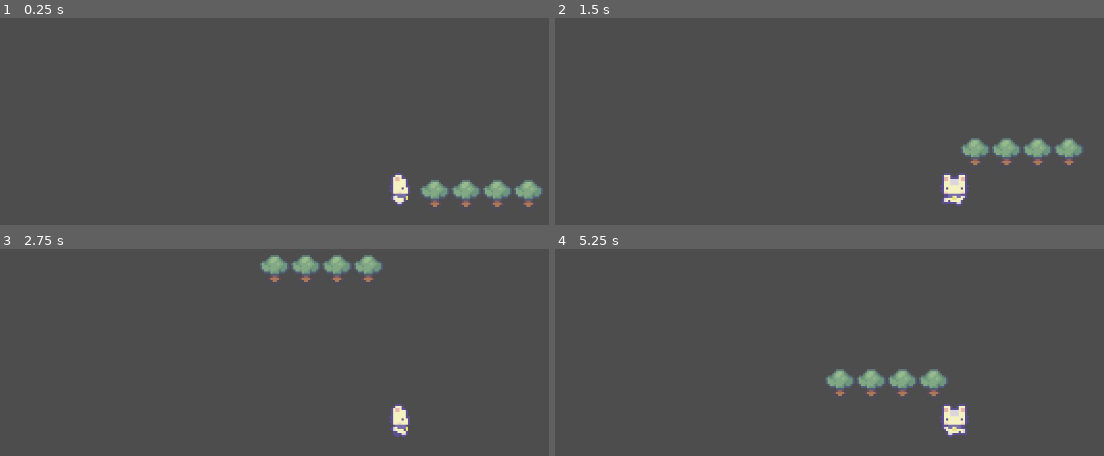
Above: before the commit, frames 1-4 (two rows, left to right).
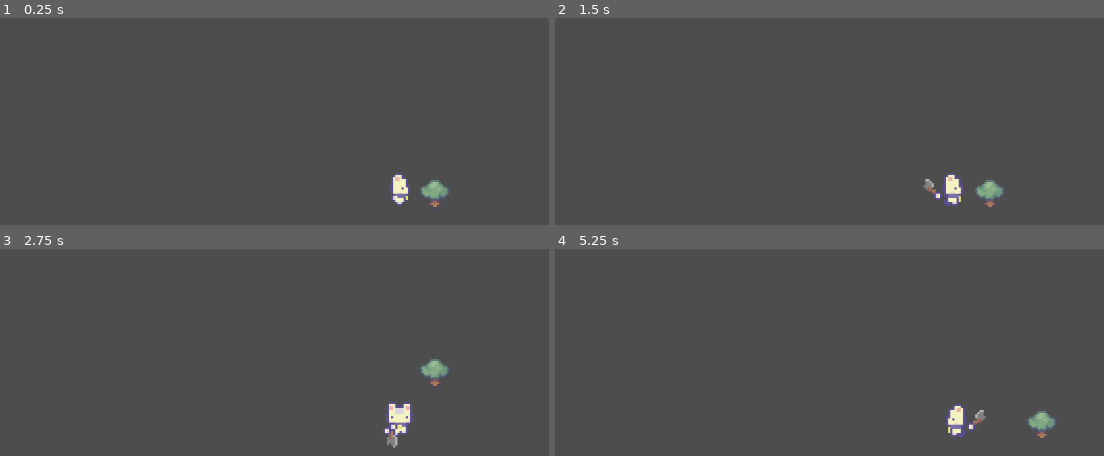
Above: after the commit, the same moments.

Repository: gyetvaitamas/mono-s-garden
Game: Godot game, scene res://scenes/level.tscn
The game is run twice, just before and just after one commit, with the same random seed, the same clock (stepped at 60 frames per second) and the same inputs. Before the commit the project has no main scene; this scene is started directly in both runs.
Inputs:
- Up to frame 1 (0.25 s): no input
- Up to frame 2 (1.5 s): tap Enter at 0.5 s; hold Right (right) 0.53-1.28 s; hold Space (use_tool, bound only after the commit) 0.53-1.28 s; hold Down (down) from 1.28 s (still down); tap Space (use_tool, bound only after the commit) at 1.35 s
- Up to frame 3 (2.75 s): release Down (down) at 2.03 s; hold Right (right) from 2.03 s (still down); hold Space (use_tool, bound only after the commit) from 2.03 s (still down)
- Up to frame 4 (5.25 s): release Right (right) at 2.78 s; release Space (use_tool, bound only after the commit) at 2.78 s; hold Up (up) 2.78-3.53 s; tap Space (use_tool, bound only after the commit) at 2.85, 4.35 s; hold Space (use_tool, bound only after the commit) 3.53-4.28 s; hold Left (left) 3.53-5.03 s; hold Down (down) from 5.03 s (still down); hold Space (use_tool, bound only after the commit) from 5.03 s (still down)

The runs differ from the first frame. In frame 1, 1.2% of the frame differs, in the area x 82-99%, y 78-92%; in frame 2, 2.7%; in frame 3, 2.7%, in the area x 47-82%, y 2-97%; in frame 4, 2.7%.

Commit message:
Add ResourceData, pine log, and mining mechanics
Introduce a ResourceData type and a pine_tree_log resource, and wire it into pine_tree.tres (resource_data export on GrowthData). Update project settings (main scene) and input mapping for use_tool. Remove duplicated GrowthBody instances from level.tscn. Adjust player scene (animation looping, initial frame, hitbox position/shape, add animation_finished connection) and implement basic mining/hitbox logic in player.gd (use_tool handling, hitbox monitoring, mining state, hitbox offset updates). Include new resource_data.gd and its UID file.

Diff:
--- a/data/wood/pine_tree.tres
+++ b/data/wood/pine_tree.tres
@@ -1,6 +1,7 @@
 [gd_resource type="Resource" script_class="GrowthData" format=3 uid="uid://cfaus13coan6x"]
 
 [ext_resource type="Script" uid="uid://dpt46b0o3ivsf" path="res://scripts/growth_data.gd" id="1_l7vwm"]
+[ext_resource type="Resource" uid="uid://bufgxi1pkicxc" path="res://data/wood/pine_tree_log.tres" id="1_wecon"]
 [ext_resource type="Texture2D" uid="uid://xhat2mfammdj" path="res://assets/Images/Plant update 2/Pine Tree Biome.png" id="2_6ndcp"]
 
 [sub_resource type="AtlasTexture" id="AtlasTexture_6ndcp"]
@@ -25,4 +26,5 @@
 texture_offsets = Array[float]([0.5, -5.0, -8.0, -14.0])
 age = 1
 rarity = 50
+resource_data = ExtResource("1_wecon")
 metadata/_custom_type_script = "uid://dpt46b0o3ivsf"
--- /dev/null
+++ b/data/wood/pine_tree_log.tres
@@ -0,0 +1,27 @@
+[gd_resource type="Resource" script_class="ResourceData" format=3 uid="uid://bufgxi1pkicxc"]
+
+[ext_resource type="Script" uid="uid://cabcduqeqdk2s" path="res://scripts/resource_data.gd" id="1_rcmmq"]
+[ext_resource type="Texture2D" uid="uid://xhat2mfammdj" path="res://assets/Images/Plant update 2/Pine Tree Biome.png" id="2_pekj6"]
+
+[sub_resource type="AtlasTexture" id="AtlasTexture_lgdwq"]
+atlas = ExtResource("2_pekj6")
+region = Rect2(32, 48, 16, 16)
+
+[sub_resource type="AtlasTexture" id="AtlasTexture_axmjd"]
+atlas = ExtResource("2_pekj6")
+region = Rect2(80, 48, 16, 16)
+
+[sub_resource type="AtlasTexture" id="AtlasTexture_6jxww"]
+atlas = ExtResource("2_pekj6")
+region = Rect2(96, 48, 32, 16)
+
+[sub_resource type="AtlasTexture" id="AtlasTexture_egtmm"]
+atlas = ExtResource("2_pekj6")
+region = Rect2(128, 48, 32, 16)
+
+[resource]
+script = ExtResource("1_rcmmq")
+name = "pine_tree_log"
+textures = Array[Texture2D]([SubResource("AtlasTexture_lgdwq"), SubResource("AtlasTexture_axmjd"), SubResource("AtlasTexture_6jxww"), SubResource("AtlasTexture_egtmm")])
+value = 10
+metadata/_custom_type_script = "uid://cabcduqeqdk2s"
--- a/project.godot
+++ b/project.godot
@@ -11,6 +11,7 @@
 [application]
 
 config/name="mono-s-garden"
+run/main_scene="uid://dl0p5ttv2ulq8"
 config/features=PackedStringArray("4.6", "Forward Plus")
 config/icon="res://icon.svg"
 
@@ -36,6 +37,11 @@
 "events": [Object(InputEventKey,"resource_local_to_scene":false,"resource_name":"","device":-1,"window_id":0,"alt_press …(195 unchanged characters)…
 ]
 }
+use_tool={
+"deadzone": 0.2,
+"events": [Object(InputEventKey,"resource_local_to_scene":false,"resource_name":"","device":-1,"window_id":0,"alt_pressed":false,"shift_pressed":false,"ctrl_pressed":false,"meta_pressed":false,"pressed":false,"keycode":0,"physical_keycode":32,"key_label":0,"unicode":32,"location":0,"echo":false,"script":null)
+]
+}
 
 [physics]
 
--- a/scenes/level.tscn
+++ b/scenes/level.tscn
@@ -12,15 +12,3 @@
 [node name="GrowthBody" parent="." unique_id=581904856 instance=ExtResource("2_w8frs")]
 position = Vector2(141, 83)
 data = ExtResource("3_w8frs")
-
-[node name="GrowthBody2" parent="." unique_id=292318069 instance=ExtResource("2_w8frs")]
-position = Vector2(156, 83)
-data = ExtResource("3_w8frs")
-
-[node name="GrowthBody3" parent="." unique_id=1137802430 instance=ExtResource("2_w8frs")]
-position = Vector2(171, 83)
-data = ExtResource("3_w8frs")
-
-[node name="GrowthBody4" parent="." unique_id=1119007571 instance=ExtResource("2_w8frs")]
-position = Vector2(186, 83)
-data = ExtResource("3_w8frs")
--- a/scenes/player.tscn
+++ b/scenes/player.tscn
@@ -261,7 +261,7 @@
 "duration": 1.0,
 "texture": SubResource("AtlasTexture_4r5pv")
 }],
-"loop": true,
+"loop": false,
 "name": &"swing_axe_down",
 "speed": 5.0
 }, {
@@ -272,7 +272,7 @@
 "duration": 1.0,
 "texture": SubResource("AtlasTexture_i4ail")
 }],
-"loop": true,
+"loop": false,
 "name": &"swing_axe_left",
 "speed": 5.0
 }, {
@@ -283,7 +283,7 @@
 "duration": 1.0,
 "texture": SubResource("AtlasTexture_4ni07")
 }],
-"loop": true,
+"loop": false,
 "name": &"swing_axe_right",
 "speed": 5.0
 }, {
@@ -294,7 +294,7 @@
 "duration": 1.0,
 "texture": SubResource("AtlasTexture_ke2ow")
 }],
-"loop": true,
+"loop": false,
 "name": &"swing_axe_up",
 "speed": 5.0
 }, {
@@ -305,7 +305,7 @@
 "duration": 1.0,
 "texture": SubResource("AtlasTexture_31cv2")
 }],
-"loop": true,
+"loop": false,
 "name": &"swing_hoe_down",
 "speed": 5.0
 }, {
@@ -316,7 +316,7 @@
 "duration": 1.0,
 "texture": SubResource("AtlasTexture_dt7fs")
 }],
-"loop": true,
+"loop": false,
 "name": &"swing_hoe_left",
 "speed": 5.0
 }, {
@@ -327,7 +327,7 @@
 "duration": 1.0,
 "texture": SubResource("AtlasTexture_wnwbv")
 }],
-"loop": true,
+"loop": false,
 "name": &"swing_hoe_right",
 "speed": 5.0
 }, {
@@ -338,7 +338,7 @@
 "duration": 1.0,
 "texture": SubResource("AtlasTexture_487ah")
 }],
-"loop": true,
+"loop": false,
 "name": &"swing_hoe_up",
 "speed": 5.0
 }, {
@@ -349,7 +349,7 @@
 "duration": 1.0,
 "texture": SubResource("AtlasTexture_bj30b")
 }],
-"loop": true,
+"loop": false,
 "name": &"watering_down",
 "speed": 5.0
 }, {
@@ -360,7 +360,7 @@
 "duration": 1.0,
 "texture": SubResource("AtlasTexture_hax0n")
 }],
-"loop": true,
+"loop": false,
 "name": &"watering_left",
 "speed": 5.0
 }, {
@@ -371,7 +371,7 @@
 "duration": 1.0,
 "texture": SubResource("AtlasTexture_j2b1d")
 }],
-"loop": true,
+"loop": false,
 "name": &"watering_right",
 "speed": 5.0
 }, {
@@ -382,7 +382,7 @@
 "duration": 1.0,
 "texture": SubResource("AtlasTexture_2dvfe")
 }],
-"loop": true,
+"loop": false,
 "name": &"watering_up",
 "speed": 5.0
 }]
@@ -391,16 +391,17 @@
 size = Vector2(12, 5)
 
 [sub_resource type="RectangleShape2D" id="RectangleShape2D_qhqgy"]
-size = Vector2(14, 6)
+size = Vector2(12, 7)
 
 [node name="Player" type="CharacterBody2D" unique_id=750515966]
 script = ExtResource("1_qhqgy")
 
 [node name="AnimatedSprite2D" type="AnimatedSprite2D" parent="." unique_id=1196668291]
 sprite_frames = SubResource("SpriteFrames_fulsm")
-animation = &"swing_axe_down"
+animation = &"swing_axe_right"
 autoplay = "idle_down"
-frame_progress = 0.02970166
+frame = 1
+frame_progress = 1.0
 
 [node name="CollisionShape2D" type="CollisionShape2D" parent="." unique_id=2121946979]
 position = Vector2(0, 4.5)
@@ -410,7 +411,10 @@
 zoom = Vector2(3, 3)
 
 [node name="Hitbox" type="Area2D" parent="." unique_id=1180556709]
+position = Vector2(10, 0)
 
 [node name="CollisionShape2D" type="CollisionShape2D" parent="Hitbox" unique_id=1682721369]
-position = Vector2(0, 11)
+position = Vector2(0, 3.5)
 shape = SubResource("RectangleShape2D_qhqgy")
+
+[connection signal="animation_finished" from="AnimatedSprite2D" to="." method="_on_animated_sprite_2d_animation_finished"]
--- a/scripts/growth_data.gd
+++ b/scripts/growth_data.gd
@@ -5,4 +5,4 @@
 @export var texture_offsets: Array[float]
 @export var age: int
 @export var rarity: int
-# @export var ore_resource: OreResourceData
+@export var resource_data: ResourceData
--- a/scripts/player.gd
+++ b/scripts/player.gd
@@ -3,15 +3,50 @@
 
 const SPEED = 100.0
 
+var is_mining: bool = false
+var hitbox_offset: Vector2
 var last_direction: Vector2 = Vector2.RIGHT
+var detected_ores: Array = []
+var pickaxe_strength: float = 1.0
+var can_move: bool = true
+
+# var inventory: Inventory
 
 @onready var animated_sprite_2d: AnimatedSprite2D = $AnimatedSprite2D
+@onready var hitbox: Area2D = $Hitbox
+@onready var hitbox_collision_shape_2d: CollisionShape2D = $Hitbox/CollisionShape2D
+#@onready var mining_timer: Timer = $MiningTimer
+#@onready var pickaxe_hit_sound: AudioStreamPlayer2D = $PickaxeHitSound
+
+func _ready() -> void:
+	hitbox_offset = hitbox.position # Initialize the hitbox offset
+	# inventory = Inventory.new(4) # Create inventory with 4 slots
+
+func reset(pos: Vector2) -> void:
+	position = pos
+	last_direction = Vector2.DOWN
+	velocity = Vector2.ZERO
+	process_animation()
+	update_hitbox_position()
 
 func _physics_process(_delta: float) -> void:
+	if !can_move:
+		return
+
+	# Handle mining input
+	if Input.is_action_pressed("use_tool"):# and mining_timer.is_stopped():
+		use_pickaxe()
+
+	# Skip movement if mining
+	if is_mining:
+		velocity = Vector2.ZERO
+		return
+
 	process_movement()
 	process_animation()
 	move_and_slide()
 
+# Movement and animation
 func process_movement() -> void:
 		# Get the input direction and handle the movement/deceleration.
 	var direction := Input.get_vector("left", "right", "up", "down")
@@ -19,10 +54,14 @@
 	if direction != Vector2.ZERO:
 		velocity = direction * SPEED
 		last_direction = direction
+		update_hitbox_position()
 	else:
 		velocity = Vector2.ZERO
 
 func process_animation() -> void:
+	# Disable hitbox until player swings pickaxe
+	hitbox.monitoring = false
+
 	if velocity != Vector2.ZERO:
 		play_animation("run", last_direction)
 	else:
@@ -36,3 +75,65 @@
 		animated_sprite_2d.play(prefix + "_up")
 	elif direction.y > 0:
 		animated_sprite_2d.play(prefix + "_down")
+
+#func die() -> bool:
+	#animated_sprite_2d.play("dying")
+	#await animated_sprite_2d.animation_finished
+	#return true
+
+# Hitbox offset
+func update_hitbox_position() -> void:
+	var x: float = hitbox_offset.x
+	var y: float = hitbox_offset.y
+
+	match last_direction:
+		Vector2.LEFT:
+			hitbox.position = Vector2(-x, y)
+			hitbox_collision_shape_2d.rotation_degrees = 0.0
+		Vector2.RIGHT:
+			hitbox.position = Vector2(x, y)
+			hitbox_collision_shape_2d.rotation_degrees = 0.0
+		Vector2.UP:
+			hitbox.position = Vector2(y, -x)
+			hitbox_collision_shape_2d.rotation_degrees = 90.0
+		Vector2.DOWN:
+			hitbox.position = Vector2(y, x)
+			hitbox_collision_shape_2d.rotation_degrees = 90.0
+
+# Mining
+func use_pickaxe() -> void:
+	detected_ores.clear()
+	is_mining = true
+	hitbox.monitoring = true
+	#mining_timer.start() # Start the cooldown timer
+	play_animation("swing_axe", last_direction)
+
+
+func _on_animated_sprite_2d_animation_finished() -> void:
+	if is_mining:
+		is_mining = false
+		#if detected_ores.size() > 0:
+			#var ore_to_hit = get_most_overlapping_ore()
+			#ore_to_hit.take_damage(pickaxe_strength)
+			#pickaxe_hit_sound.play()
+
+
+#func _on_hitbox_body_entered(body: Node2D) -> void:
+	#if body is Ore:
+		#detected_ores.append(body)
+
+
+#func get_most_overlapping_ore() -> Ore:
+	#var closest_ore = detected_ores[0]
+	#var best_distance = hitbox.global_position.distance_to(closest_ore.global_position)
+	#
+	#for ore in detected_ores:
+		#var distance = hitbox.global_position.distance_to(ore.global_position)
+		#if distance < best_distance:
+			#best_distance = distance
+			#closest_ore = ore
+	#
+	#return closest_ore
+
+#func add_ore(data: OreResourceData) -> bool:
+	#return inventory.add_item(data)
--- /dev/null
+++ b/scripts/resource_data.gd
@@ -0,0 +1,6 @@
+extends Resource
+class_name ResourceData
+
+@export var name: String
+@export var textures: Array[Texture2D]
+@export var value: int
Not shown, added: scripts/resource_data.gd.uid
